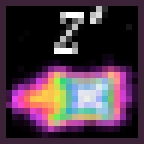
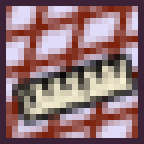
Two versions of the same layered image (w=144, h=144). Layer-by-layer changes:
hid "Distrib slopes" over (x1=6, y1=6, x2=138, y2=138)
added layer "Ruler 2" above "Ruler" over (x1=6, y1=48, x2=144, y2=132)
added layer "Lattice 2" above "Lattice" over (x1=6, y1=6, x2=138, y2=138)
